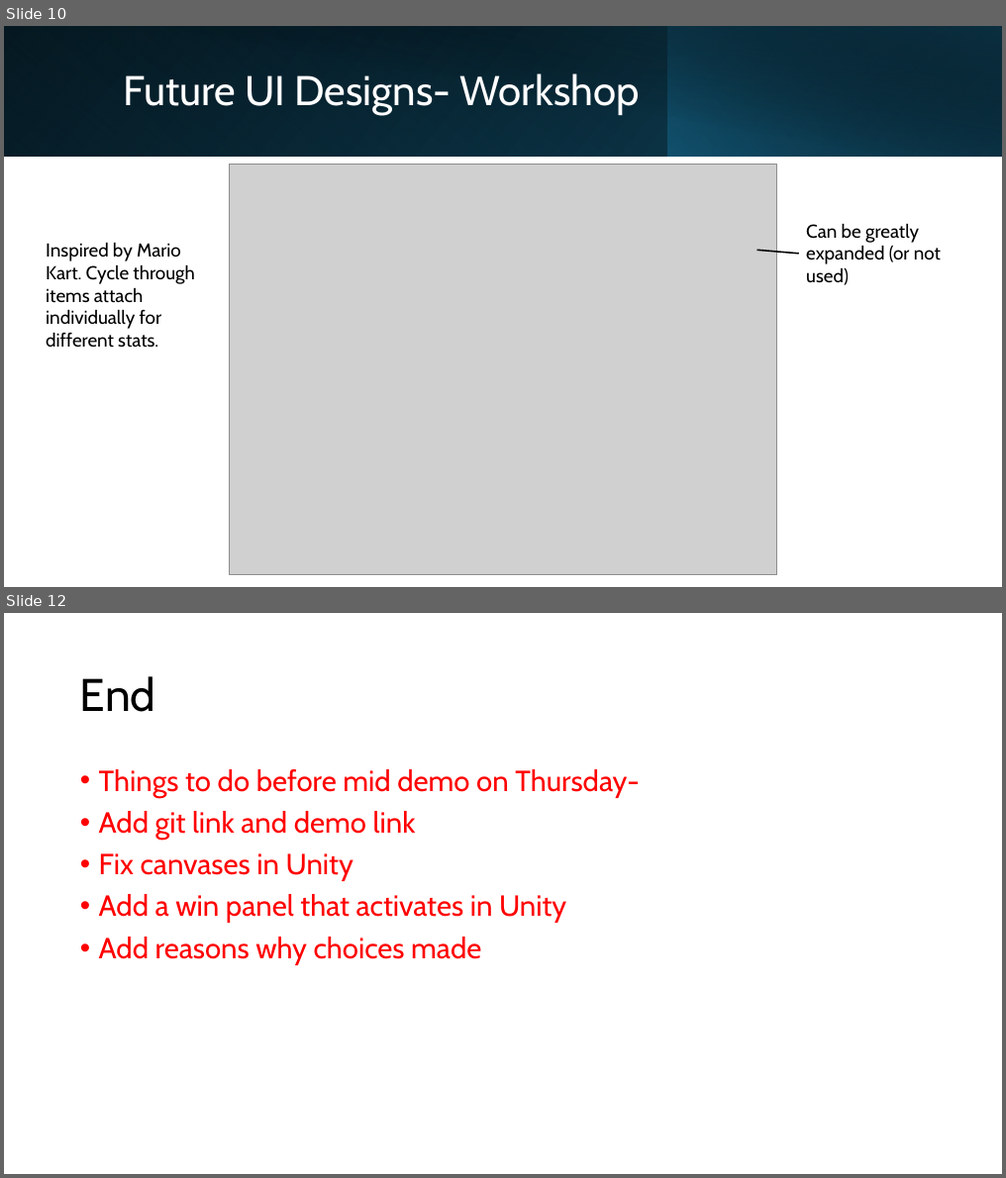
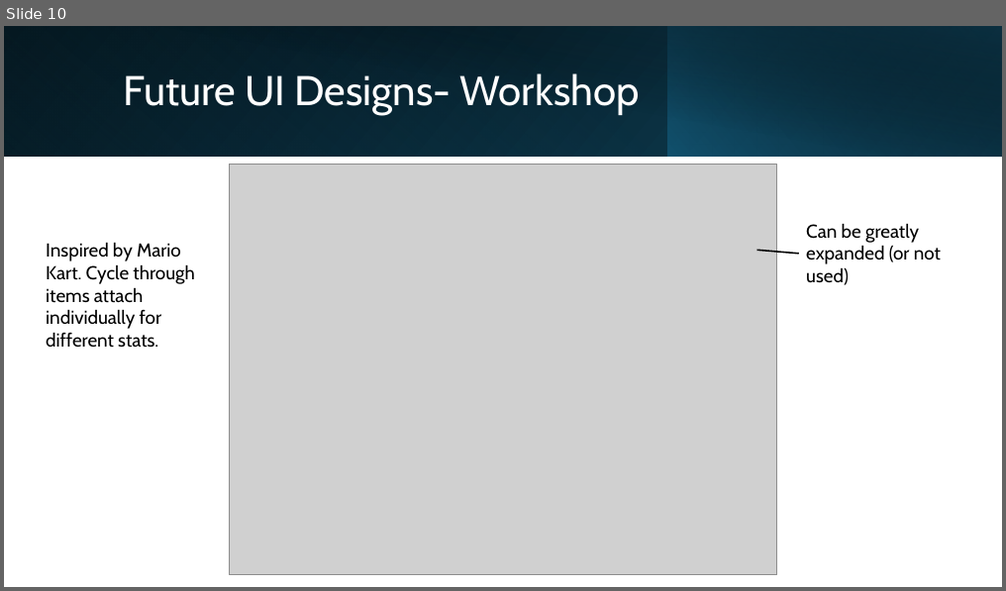
Before and after one commit to TurtleandFrog/MMP-RoverGame, a slide deck: Docs/Mid Demo/Mid Project Demo PP.pptx. Shown one above the other, each under a label of ours: slides 10 and 12 before the commit, slide 10 after it; the slides between them are not shown. The pictures are 1006x1178 and 1006x591 pixels, drawn with LibreOffice and Linux fonts; fonts in the diff are those of the drawing; grey boxes stand for pictures. Boxes give left, top, right and bottom in pixels: in the first picture for what was removed or moved away, otherwise in the second. Text is boxed around its words. In the diff, an @@ line names an element or a change of style, - is before the commit and + after.

Commit message:
Mid week demo uploads
Scripts and powerpoint

```diff
--- a/Docs/Mid Demo/Mid Project Demo PP.pptx
+++ b/Docs/Mid Demo/Mid Project Demo PP.pptx
@@ slide 12 removed at (4,613,1002,1174), background #FFFFFF @@
@@ title removed at (80,676,156,712) @@
-End
@@ text removed at (99,769,639,965) @@
-• Things to do before mid demo on Thursday-
-• Add git link and demo link
-• Fix canvases in Unity
-• Add a win panel that activates in Unity
-• Add reasons why choices made
```
Also in this commit, not shown: 6 slides changed, 7 other files.
